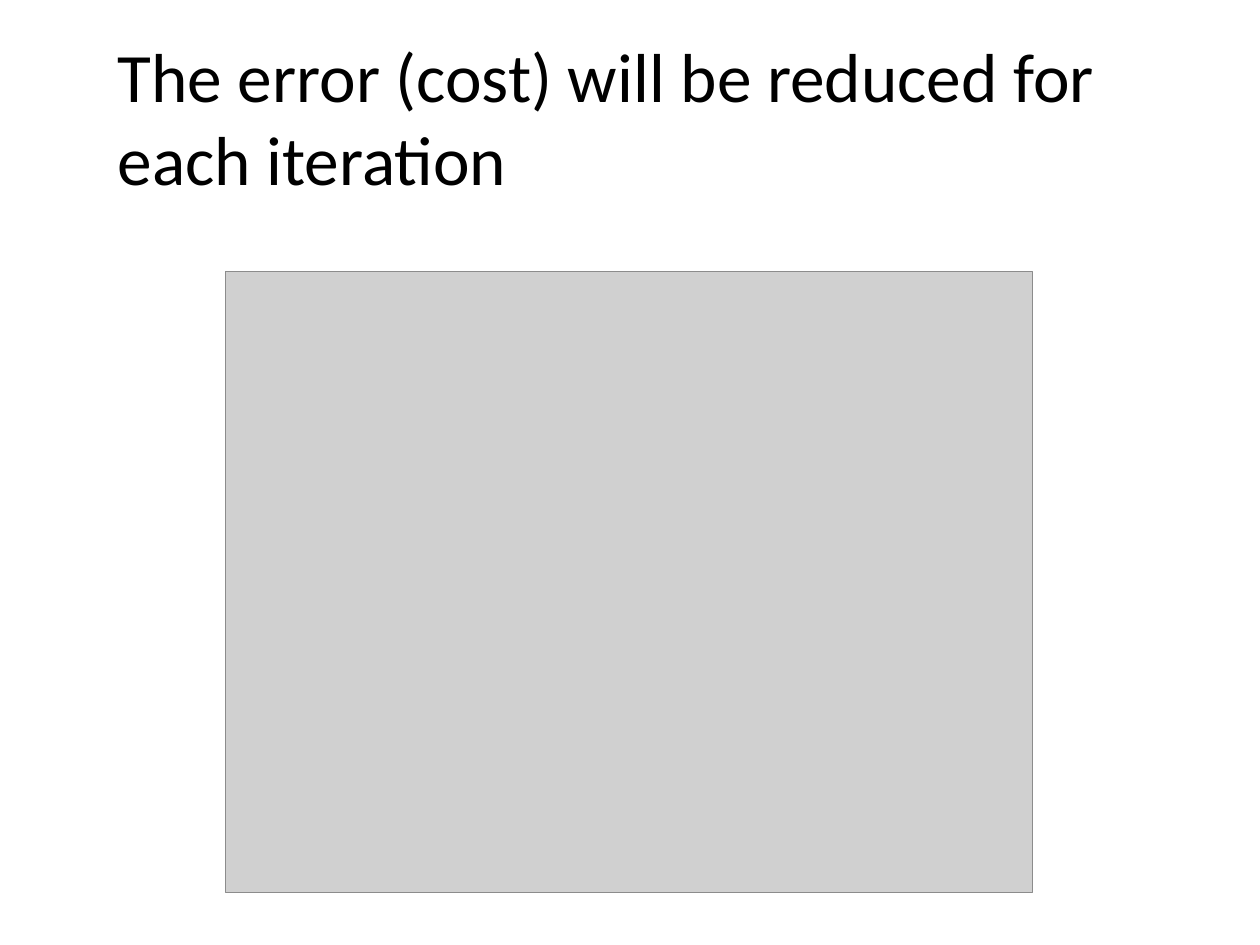
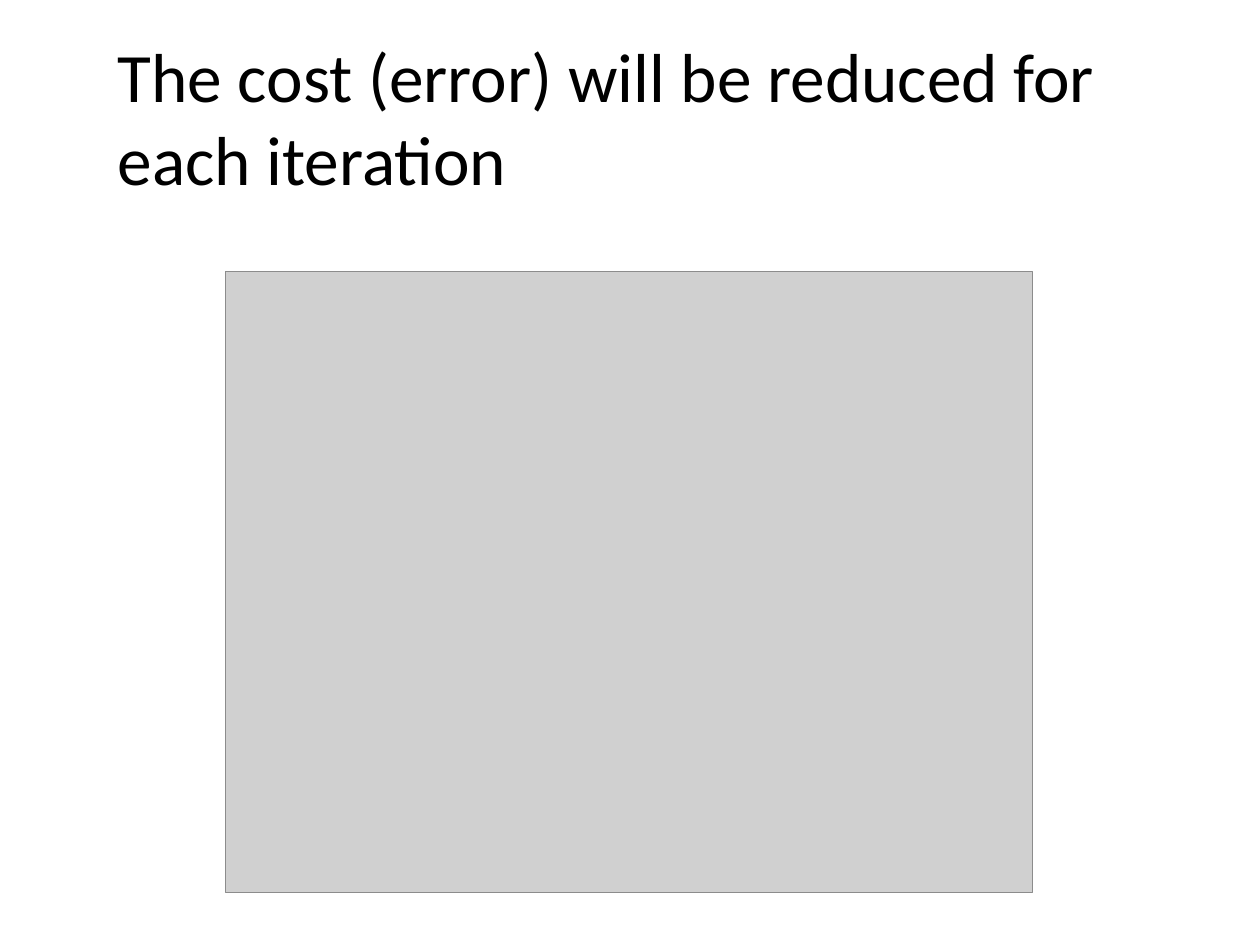
Before and after one commit to JeffRisberg/PythonNotebooksForAI, a slide deck: slide 14 of Documents/60-Introduction.pptx. Drawn at 1260x945 pixels with LibreOffice and Linux fonts; fonts in the diff are those of the drawing; grey boxes stand for pictures; background and template pictures are left out. Boxes give left, top, right and bottom in pixels: in the first picture for what was removed or moved away, otherwise in the second. Text is boxed around its words. In the diff, an @@ line names an element or a change of style, - is before the commit and + after.

```diff
--- a/Documents/60-Introduction.pptx
+++ b/Documents/60-Introduction.pptx
@@ title at box(118, 51, 1094, 186): text changed @@
-The error (cost) will be reduced for each iteration
+The cost (error) will be reduced for each iteration
```
Also in this commit, not shown: 7 other slides changed, 1 slide added, 53 other files.
